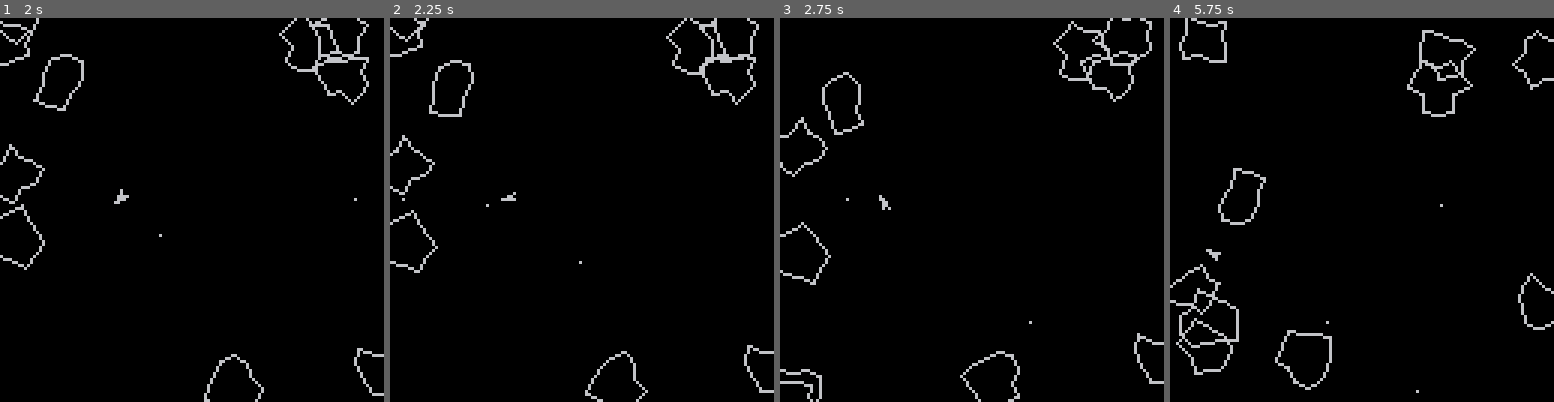
Above: before the commit, frames 1-4 (left to right).
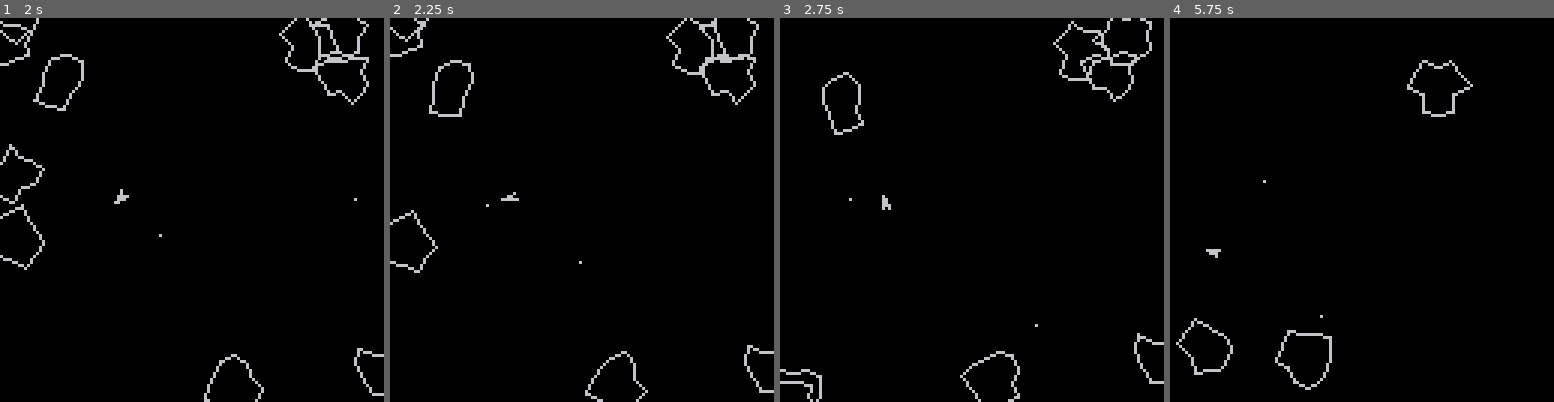
Above: after the commit, the same moments.

Repository: Aeklad/pico8
Game: PICO-8 cartridge test.p8
The game is run twice, just before and just after one commit, with the same random seed, the same clock (stepped at 60 frames per second) and the same inputs.
Inputs:
- Up to frame 1 (2 s): tap O (Z key) at 0.7, 1.7 s; hold Right from 1.6 s (still down)
- Up to frame 2 (2.25 s): release Right at 2.1 s; tap O (Z key) at 2.1 s; hold Up from 2.15 s (still down)
- Up to frame 3 (2.75 s): release Up at 2.42 s; hold Right from 2.47 s (still down); tap O (Z key) at 2.5 s
- Up to frame 4 (5.75 s): tap O (Z key) every 0.4 s from 2.9 to 5.7 s; release Right at 3.03 s; hold Left 3.08-3.58 s; hold Right 4.02-4.68 s; hold Up 4.73-5.03 s; hold Left 5.08-5.68 s

Frame 1 is identical in both runs. In frame 2, 0.2% of the frame differs, in the area x 0-34%, y 30-48%; in frame 3, 0.5%; in frame 4, 1.9%, in the area x 0-100%, y 0-98%.

Commit message:
course collision

Diff:
--- a/test.p8
+++ b/test.p8
@@ -67,15 +67,17 @@
 return bullet
 end
 
-function generatebullet()
+function fireplayerbullet()
  local bullet
-  bullet = spawnbullet()
-  bullet.time=playerbullettime
-  bullet.pos.x=ship.pos.x
-  bullet.pos.y=ship.pos.y
-  bullet.vel.speed=playerbulletspeed
-  bullet.vel.direction=ship.rot
-  add(playerbullets,bullet)
+ if #playerbullets < maxplayerbullets then
+   bullet = spawnbullet()
+   bullet.time=playerbullettime
+   bullet.pos.x=ship.pos.x
+   bullet.pos.y=ship.pos.y
+   bullet.vel.speed=playerbulletspeed
+   bullet.vel.direction=ship.rot
+   add(playerbullets,bullet)
+  end
 end
 
 function spawnasteroid()
@@ -162,16 +166,6 @@
  for index, bullet in ipairs(playerbullets) do
   pset(bullet.pos.x,bullet.pos.y,bullet.col)
  end
-end
-
-function rotatepoint(point,rotation)
- rotatedpoint ={
- x=
- (point.x*cos(rotation))-(point.y*sin(rotation)),
- y =
- (point.y*cos(rotation))+(point.x*sin(rotation))
- }
- return rotatedpoint
 end
 
 function drawshape(shape)
@@ -194,6 +188,16 @@
  end
 end
 
+function rotatepoint(point,rotation)
+ rotatedpoint ={
+ x=
+ (point.x*cos(rotation))-(point.y*sin(rotation)),
+ y =
+ (point.y*cos(rotation))+(point.x*sin(rotation))
+ }
+ return rotatedpoint
+end
+
 function range(range)
  if range > 1 then
   range-=1
@@ -203,26 +207,25 @@
  end
  return range
 end
-function checkbuttons()
- local adjrot=0
- -- thrust if btn(2) then speed+=.4 end
- if btn(0) then ship.rot+=ship.rotspeed end
- if btn(1) then ship.rot-=ship.rotspeed end
- ship.rot=range(ship.rot)
- if btnp(4) then
-  if  #playerbullets < maxplayerbullets then
-   generatebullet()
-  end
- end
-end
+
 function thrust()
  local acc = {
   speed = ship.acc,
   direction = ship.rot
  }
- --check addvectors function
  ship.vel=addvectors(ship.vel,acc)
 end
+
+function checkbuttons()
+ if btn(0) then ship.rot+=ship.rotspeed end
+ if btn(1) then ship.rot-=ship.rotspeed end
+ if btn(2) then thrust() end
+ ship.rot=range(ship.rot)
+ if btnp(4) then
+  fireplayerbullet()
+ end
+end
+
 function addvectors(vector1,vector2)
  v1comp = getvectorcomp(vector1)
  v2comp = getvectorcomp(vector2)
@@ -241,7 +244,7 @@
  }
  return components
 end
-testvector=getvectorcomp(ship.vel)
+
 function comptovector(x,y)
  local magnitude = sqrt((x*x)+(y*y))
  local direction = atan2(x,y)
@@ -262,12 +266,6 @@
 end
 
 function moveship()
--- ship.pos.x += cos(ship.rot)*1
--- ship.pos.y += sin(ship.rot)*1
- --speed*=friction
- if btn(2) then
-  thrust()
- end
  ship.vel.speed -= ship.dec
  if ship.vel.speed < 0 then ship.vel.speed =0 end
 
@@ -286,17 +284,48 @@
 function movebullet()
  for index, bullet in ipairs(playerbullets) do
   bullet.time -=1
+  if bullet.time < 0 then
+   del(playerbullets,bullet)
+  end
   bullet.pos=movepointbyvelocity(bullet)
   wrapposition(bullet)
-  if bullet.time <= 0 then
-   del(playerbullets,bullet)
-  end
  end
 end
 
 function wrapposition(object)
  object.pos.x%=(screen_max_x)
  object.pos.y%=(screen_max_y)
+end
+
+function checkseparation (p1,p2,sep)
+ local sepsq = sep*sep
+ local dsq =
+       ((p1.y-p2.y)*(p1.y-p2.y))+
+       ((p1.x-p2.x)*(p1.x-p2.x))
+ return (dsq<=sepsq)
+end
+
+function explodeasteroid(index,asteroid)
+ deli(asteroids,index)
+end
+
+
+function checkbullethits()
+ local x,y,x1,y1
+ for bindex, bullet in ipairs(playerbullets) do
+  x=bullet.pos.x
+  y=bullet.pos.y
+  for aindex, asteroid in ipairs(asteroids) do
+   x1=asteroid.pos.x
+   y1=asteroid.pos.y
+   if checkseparation(bullet.pos,asteroid.pos,asteroidrad+asteroidradplus) then
+   --d = sqrt((x1-x)*(x1-x)+(y1-y)*(y1-y))
+   --if d < components.xcomp then
+     explodeasteroid(aindex,asteroid)
+     del(playerbullets,bullet)
+   end
+  end
+ end
 end
 
 function randommoveship()
@@ -319,15 +348,17 @@
  checkbuttons()
  moveasteroid()
  movebullet()
+ checkbullethits()
+ if #asteroids <1 then
+  initgame()
+ end
 end
 
 function _draw()
  cls()
  drawshape(ship)
+ drawbullets()
  drawasteroids()
- drawbullets()
--- line(target.x,target.y,target.x,targemt.y+10)
---rect(0,0,127,127,3)
 end
 
 __gfx__
